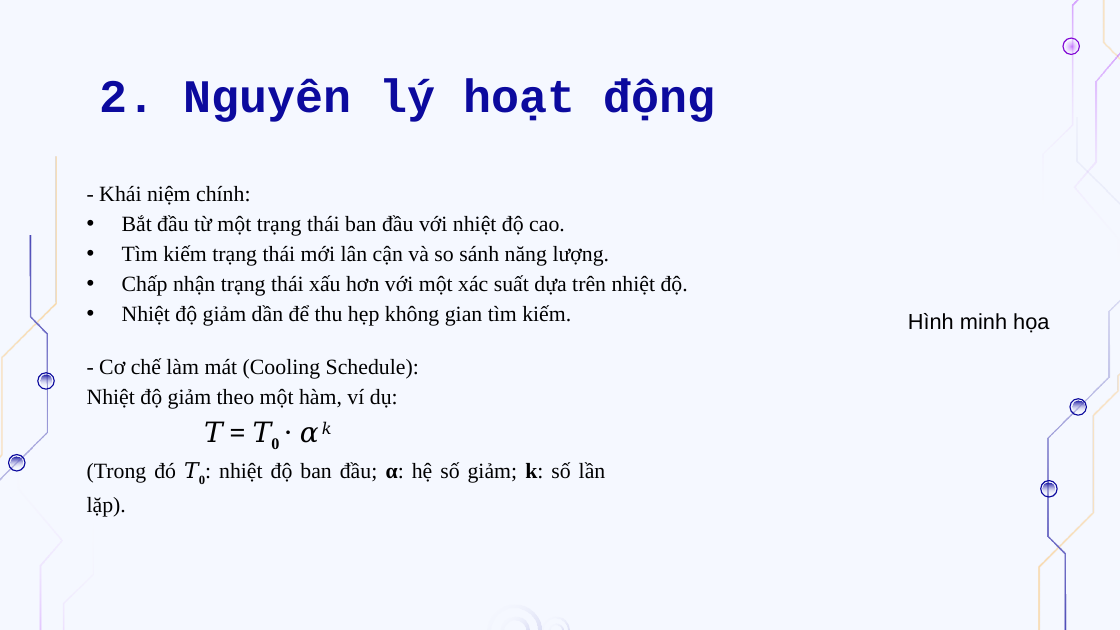
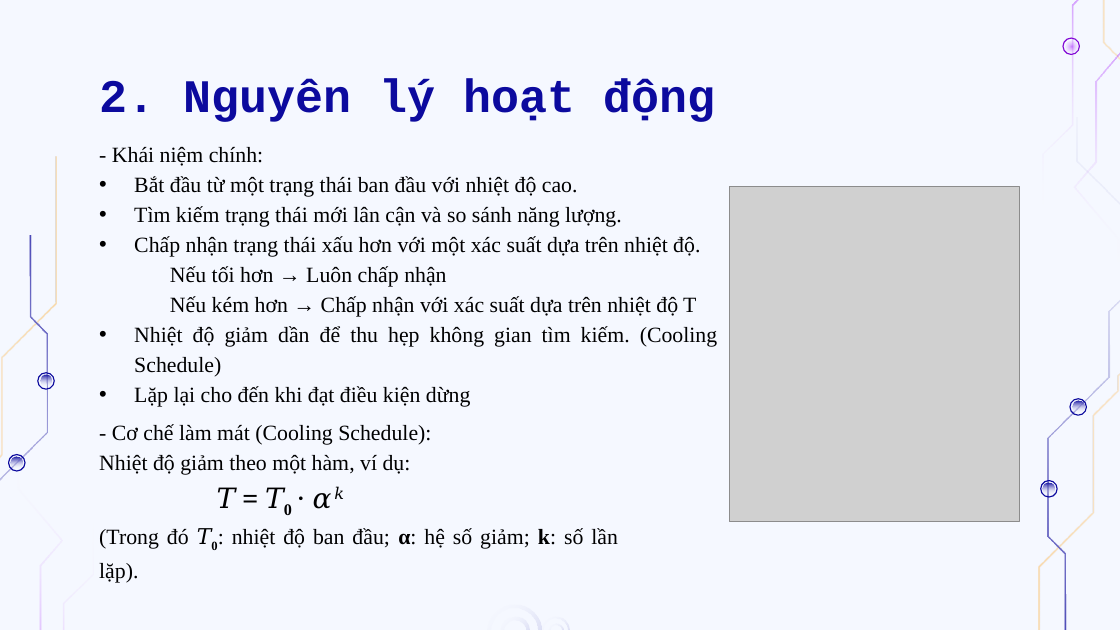
Before and after one commit to TRDAT04/TTNT_73DCTT23_NHOM3, a slide deck: slide 6 of Slide_TTNT_N3.pptx. Drawn at 1120x630 pixels with LibreOffice and Linux fonts; fonts in the diff are those of the drawing; grey boxes stand for pictures; background and template pictures are left out. Boxes give left, top, right and bottom in pixels: in the first picture for what was removed or moved away, otherwise in the second. Text is boxed around its words. In the diff, an @@ line names an element or a change of style, - is before the commit and + after.

```diff
--- a/Slide_TTNT_N3.pptx
+++ b/Slide_TTNT_N3.pptx
@@ text "- Khái niệm chính:": place and size @@
-text "- Khái niệm chính:" at (99, 186, 688, 326)
+text "- Khái niệm chính:" at (112, 147, 717, 407)
@@ picture added at (729, 187, 1019, 522) @@
@@ text at (134, 266, 717, 407): text changed @@
-• Nhiệt độ giảm dần để thu hẹp không gian tìm kiếm.
+    Nếu tối hơn → Luôn chấp nhận
+    Nếu kém hơn → Chấp nhận với xác suất dựa trên nhiệt độ T
+• Nhiệt độ giảm dần để thu hẹp không gian tìm kiếm. (Cooling Schedule)
+• Lặp lại cho đến khi đạt điều kiện dừng
@@ text removed at (908, 313, 1049, 333) @@
-Hình minh họa
@@ text "- Cơ chế làm mát ...": place and size @@
-text "- Cơ chế làm mát ..." at (87, 358, 606, 517)
+text "- Cơ chế làm mát ..." at (99, 424, 618, 583)
```
Also in this commit, not shown: 8 other slides changed, 2 slides added, 6 other files.
